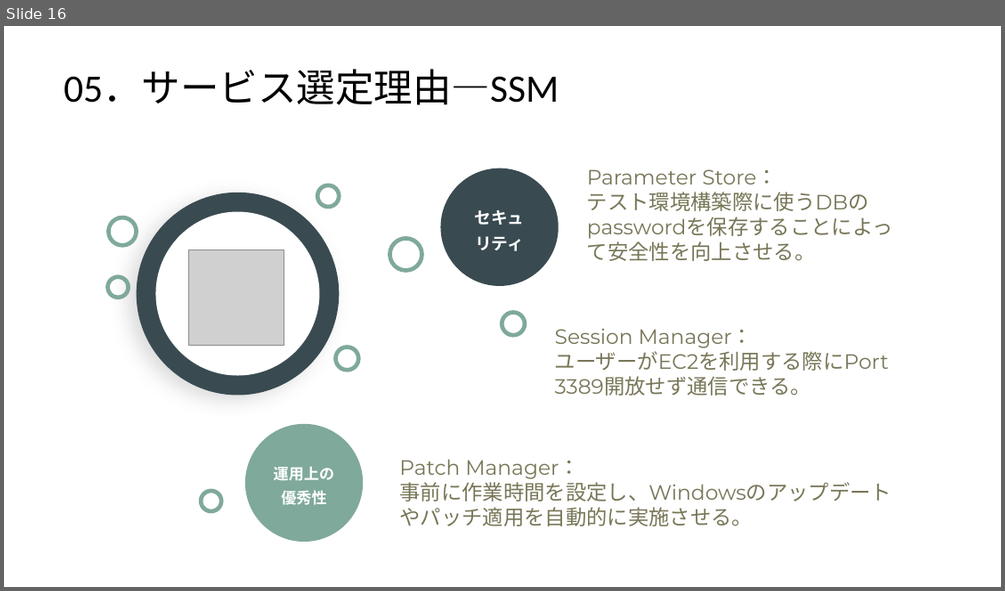
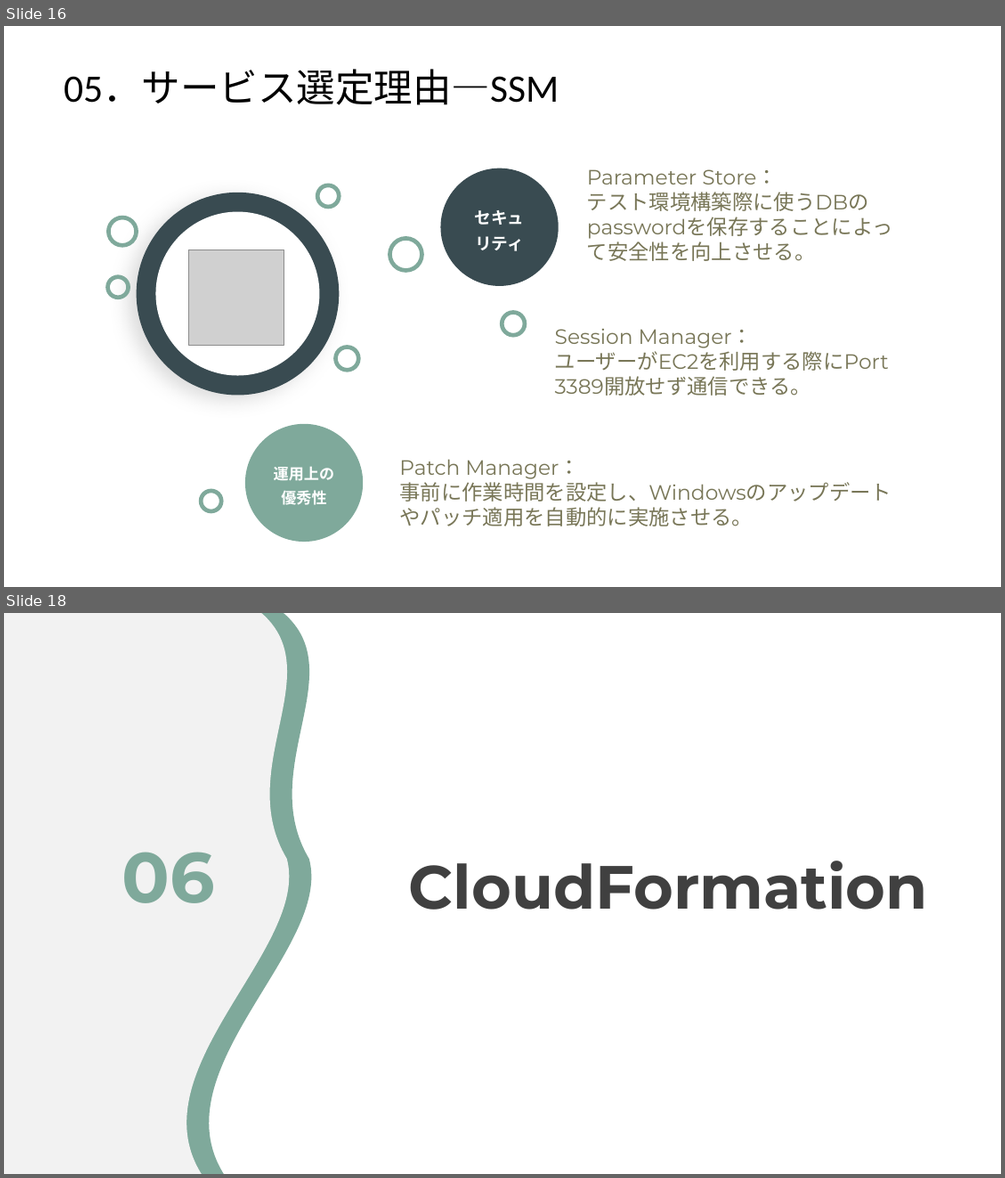
Before and after one commit to hu357159/AWS-architecture-Staging-Deployment, a slide deck: 3223.pptx. Shown one above the other, each under a label of ours: slide 16 before the commit, slides 16 and 18 after it; the slides between them are not shown. The pictures are 1005x591 and 1005x1178 pixels, drawn with LibreOffice and Linux fonts; fonts in the diff are those of the drawing; grey boxes stand for pictures; background and template pictures are left out. Boxes give left, top, right and bottom in pixels: in the first picture for what was removed or moved away, otherwise in the second. Text is boxed around its words. In the diff, an @@ line names an element or a change of style, - is before the commit and + after.

Commit message:
DELETE unnecessary code & ADD cloudformation chapter in PPT

```diff
--- a/3223.pptx
+++ b/3223.pptx
@@ slide 18 added at (4, 613, 1001, 1174), background #FFFFFF @@
@@ freeform shape added at (4, 613, 289, 1174), fill #F2F2F2 @@
@@ freeform shape added at (20, 613, 311, 1173), fill #7FA99B @@
@@ text added at (121, 852, 214, 903), 51 pt, text #7FA99B, bold @@
+06
@@ text added at (409, 860, 928, 909), 44 pt, text #404040, bold @@
+CloudFormation
```
Also in this commit, not shown: 1 slide changed, 2 other slides added, 1 slide removed, 1 other file.
